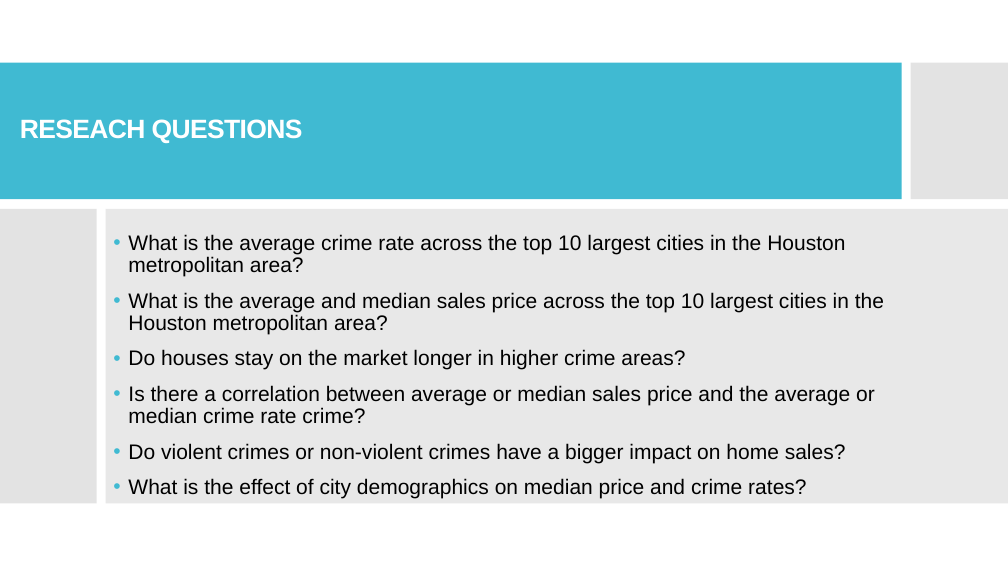
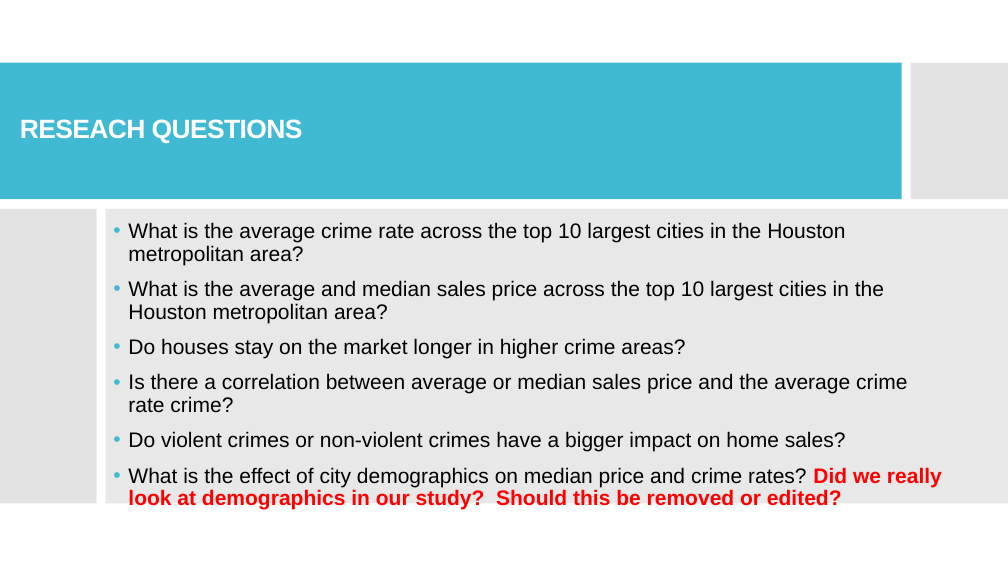
Before and after one commit to andresocorro/project_1, a slide deck: slide 4 of Presentation/final draft.pptx. Drawn at 1008x567 pixels with LibreOffice and Linux fonts; fonts in the diff are those of the drawing. Boxes give left, top, right and bottom in pixels: in the first picture for what was removed or moved away, otherwise in the second. Text is boxed around its words. In the diff, an @@ line names an element or a change of style, - is before the commit and + after.

```diff
--- a/Presentation/final draft.pptx
+++ b/Presentation/final draft.pptx
@@ text at [128, 373, 907, 413]: text changed @@
-• Is there a correlation between average or median sales price and the average or median crime rate crime?
+• Is there a correlation between average or median sales price and the average crime rate crime?
@@ text at [128, 467, 942, 510]: text changed; text colour #000000 to #FF0000; bold on @@
-• What is the effect of city demographics on median price and crime rates?
+• What is the effect of city demographics on median price and crime rates? Did we really look at demographics in our study? Should this be removed or edited?
```
Also in this commit, not shown: 9 other slides changed, 5 slides added, 1 slide removed, 1 other file.
